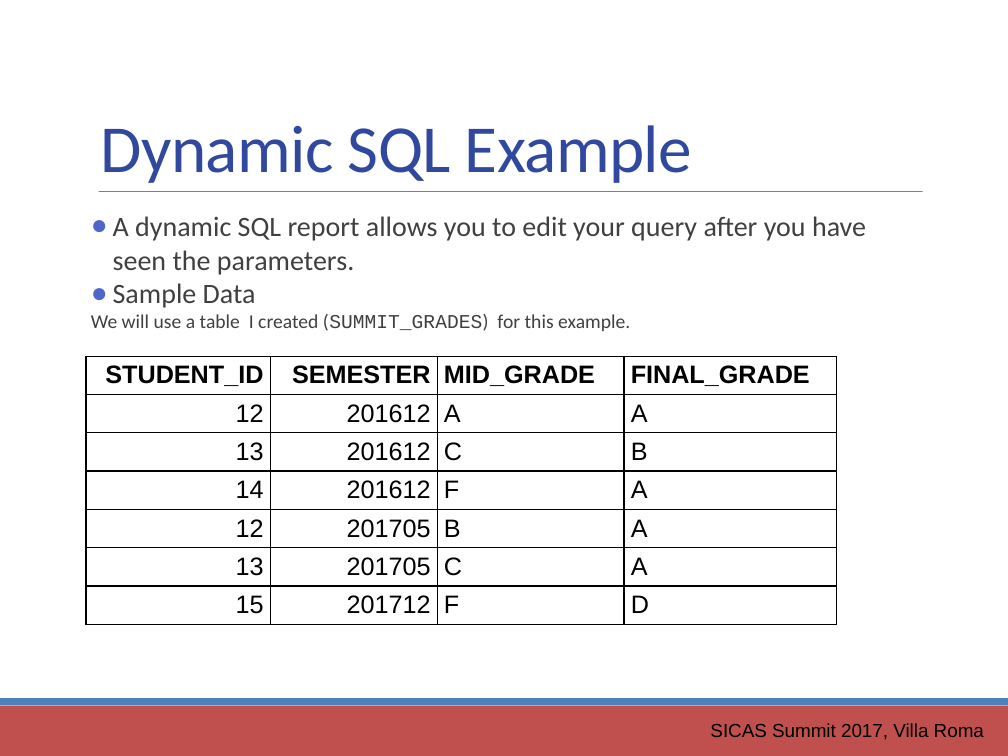
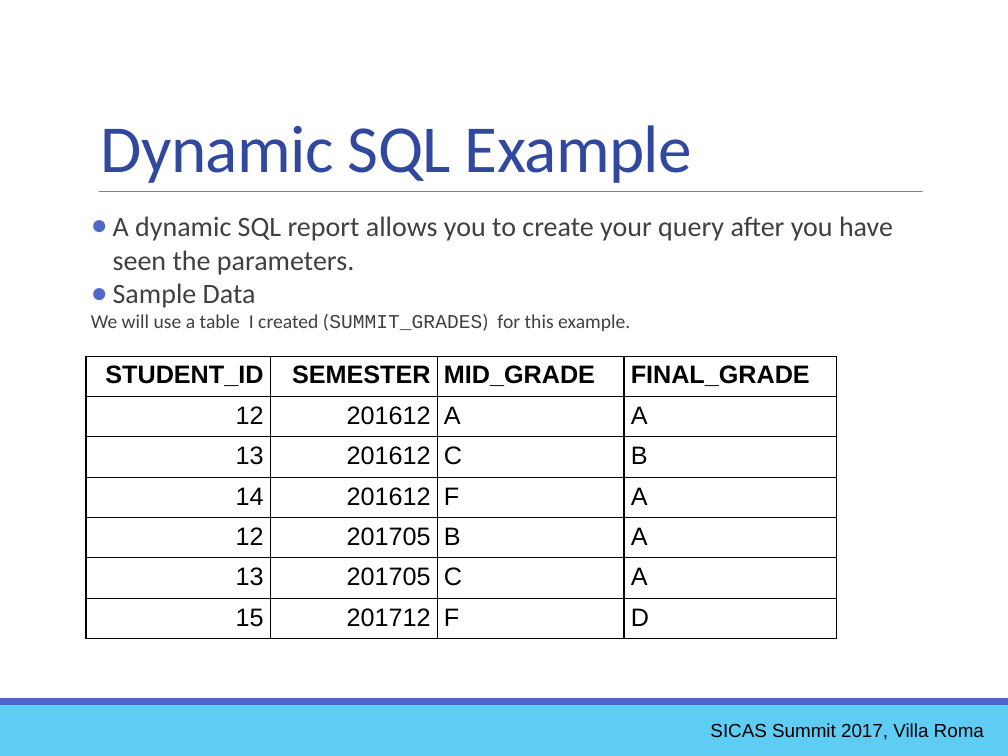
Before and after one commit to ewcole/simple_report, a slide deck: slide 29 of docs/SICAS_2017/Cole_Drop-In Reporting with Groovy.pptx (slide 21 before the commit). Drawn at 1008x756 pixels with LibreOffice and Linux fonts; fonts in the diff are those of the drawing. Boxes give left, top, right and bottom in pixels: in the first picture for what was removed or moved away, otherwise in the second. Text is boxed around its words. In the diff, an @@ line names an element or a change of style, - is before the commit and + after.

```diff
--- a/docs/SICAS_2017/Cole_Drop-In Reporting with Groovy.pptx
+++ b/docs/SICAS_2017/Cole_Drop-In Reporting with Groovy.pptx
@@ text at <box>113,216,893,275</box>: text changed @@
-● A dynamic SQL report allows you to edit your query after you have seen the parameters.
+● A dynamic SQL report allows you to create your query after you have seen the parameters.
@@ table: place and size @@
-table at <box>86,356,837,618</box>
+table at <box>86,356,837,638</box>
@@ rectangle at <box>0,706,1008,756</box>: fill #C0504D to #5ECCF3 @@
@@ rectangle at <box>0,699,1008,706</box>: fill #4F81BD to #4E67C8 @@
```
Also in this commit, not shown: 38 other slides changed, 8 slides added, 1 slide removed, 8 other files.
